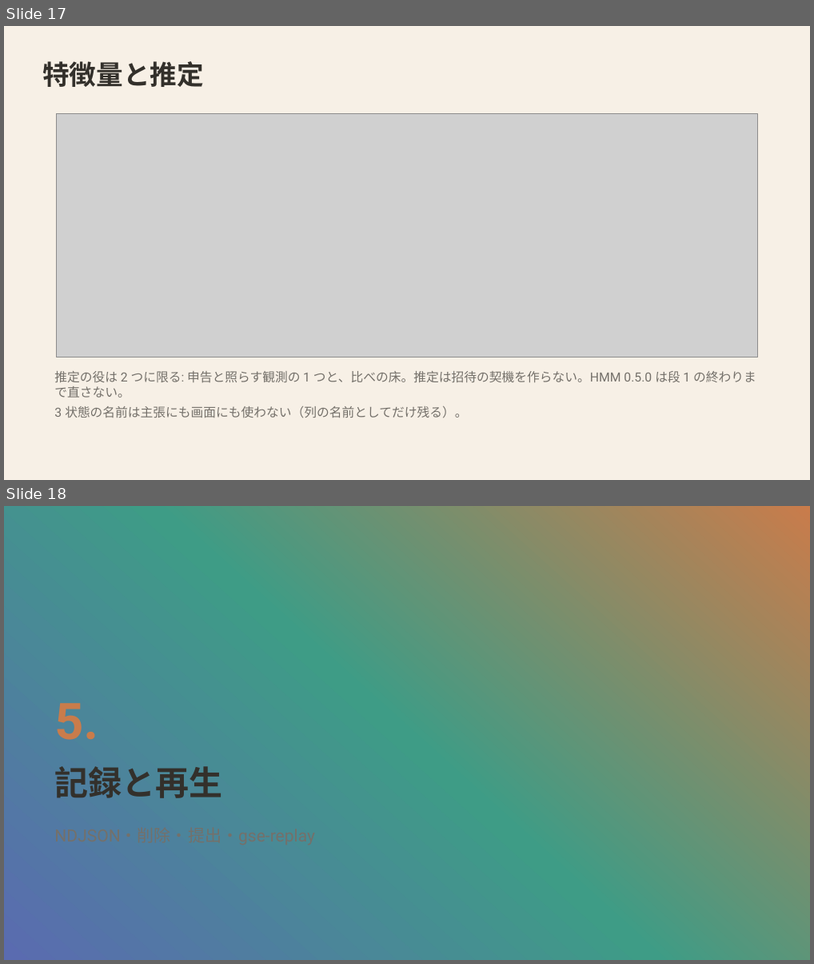
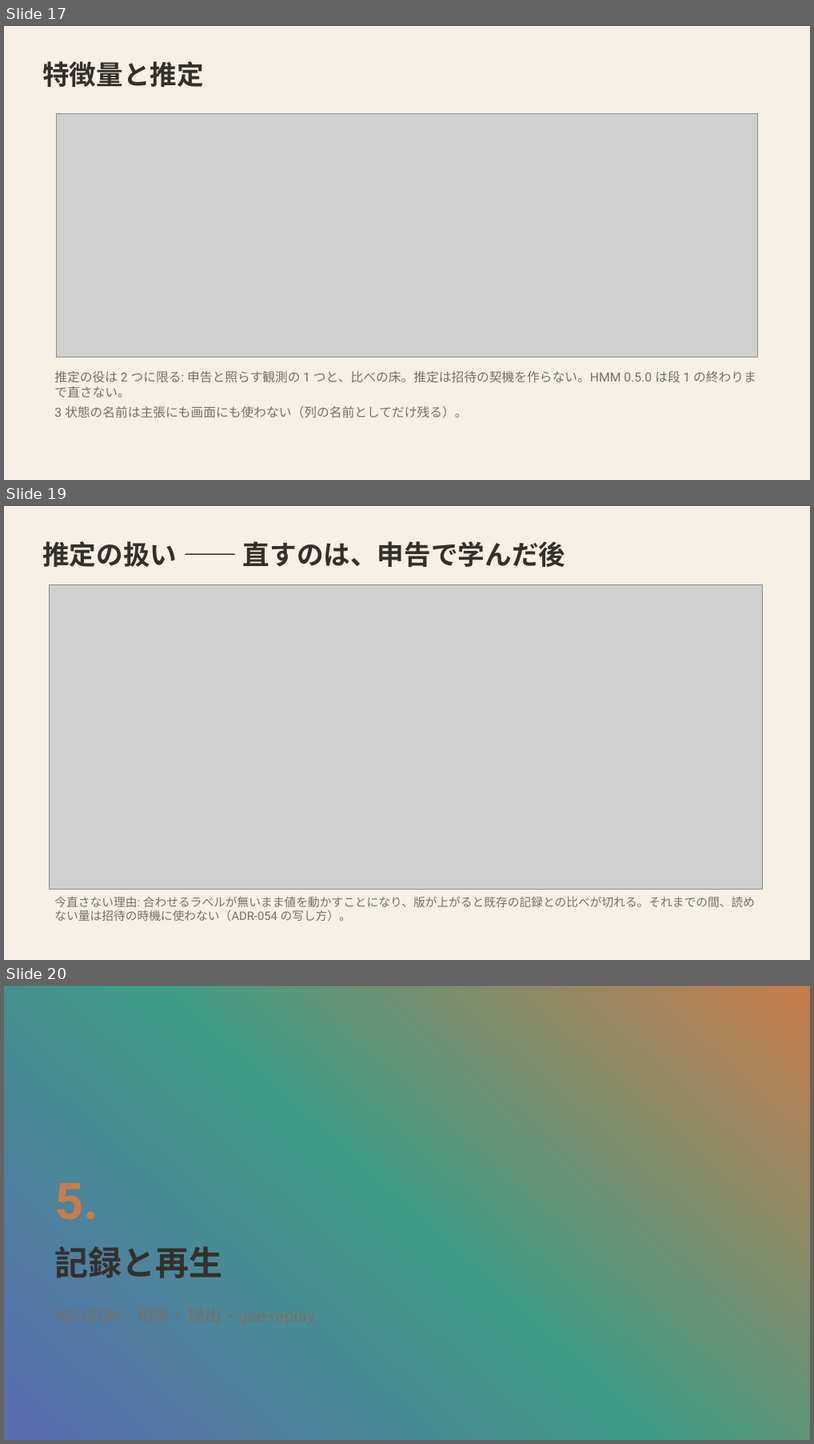
Before and after one commit to mikotomiura/GSE-prototype, a slide deck: docs/slides/project-overview/GSE_project_tech.pptx. Shown one above the other, each under a label of ours: slides 17 and 18 before the commit, slides 17, 19 and 20 after it; the slides between them are not shown. The pictures are 814x964 and 814x1444 pixels, drawn with LibreOffice and Linux fonts; fonts in the diff are those of the drawing; grey boxes stand for pictures; background and template pictures are left out. Boxes give left, top, right and bottom in pixels: in the first picture for what was removed or moved away, otherwise in the second. Text is boxed around its words. In the diff, an @@ line names an element or a change of style, - is before the commit and + after.

```diff
--- a/docs/slides/project-overview/GSE_project_tech.pptx
+++ b/docs/slides/project-overview/GSE_project_tech.pptx
@@ slide 19 added at <box>4,506,810,960</box>, background #F7F0E6 @@
@@ text added at <box>42,541,566,567</box>, 32 pt, text #33302B, bold @@
+推定の扱い —— 直すのは、申告で学んだ後
@@ picture added at <box>50,584,763,889</box> @@
@@ text added at <box>54,896,755,920</box>, 14 pt, text #74706A @@
+今直さない理由: 合わせるラベルが無いまま値を動かすことになり、版が上がると既存の記録との比べが切れる。それまでの間、読めない量は招待の時機に使わない（ADR-054 の写し方）。
@@ what was slide 18 is now slide 20 @@
```
Also in this commit, not shown: 2 slides changed, 1 other slide added, 8 other files.
